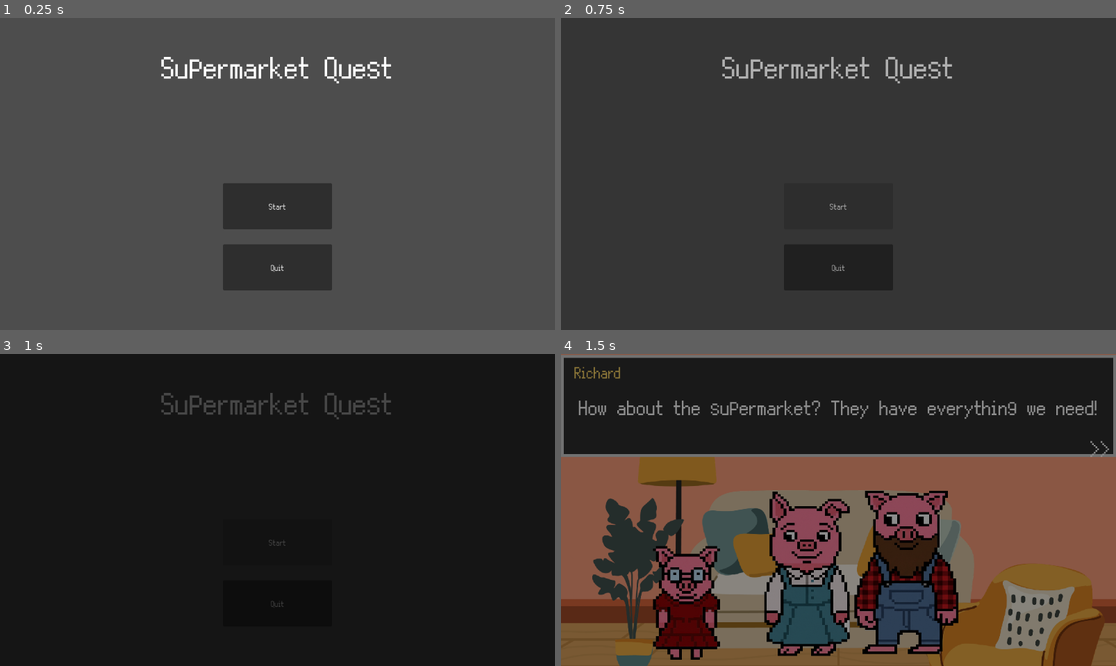
Above: before the commit, frames 1-4 (two rows, left to right).
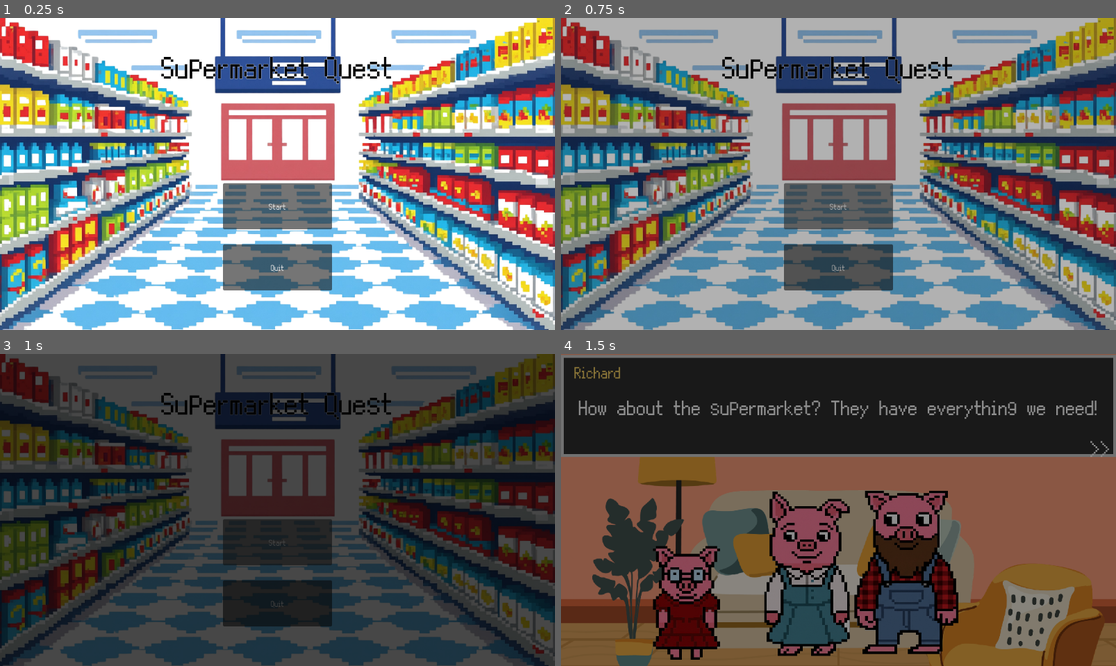
Above: after the commit, the same moments.

Repository: iamthewalrusz/supermarket-game
Game: Godot game, scene res://Scenes/menu.tscn
Same seed, same stepped clock (60 frames per second), same inputs: the game is played once before the commit and once after it.
Inputs (mouse positions are in pixels of both pictures, inside the frame that each line leads up to):
- Up to frame 1 (0.25 s): no input
- Up to frame 2 (0.75 s): click "Start" at 0.5 s
- Up to frame 3 (1 s): no input
- Up to frame 4 (1.5 s): tap Enter (ui_accept) at 1.25 s; move the mouse to (960, 494) at 1.27 s; hold Right (ui_right) from 1.28 s (still down); click (960, 494) at 1.42 s

The runs differ from the first frame. In frame 1, 100% of the frame differs, in the area x 0-100%, y 0-100%; in frame 2, 99%; in frame 3, 79%; in frame 4, nothing differs.

Commit message:
background pixel

Diff:
--- a/Scenes/falling_game.tscn
+++ b/Scenes/falling_game.tscn
@@ -1,11 +1,11 @@
 [gd_scene format=3 uid="uid://bvk2m4xppr3qy"]
 
 [ext_resource type="Script" uid="uid://cwpxvs8a23adu" path="res://Scripts/falling_game.gd" id="1_game"]
+[ext_resource type="Texture2D" uid="uid://bkxl0nmhjesta" path="res://Assets/market_pixel.png" id="2_0oc5l"]
 [ext_resource type="Script" uid="uid://rgnj1xvk7k04" path="res://Scripts/player_basket.gd" id="2_player"]
 [ext_resource type="FontFile" uid="uid://dkockpr8xy87s" path="res://Assets/Font/Pix32.ttf" id="4_font"]
 [ext_resource type="Texture2D" uid="uid://bknhimtqu1dbd" path="res://Assets/Sprites/sarah3.png" id="4_rjw63"]
 [ext_resource type="Texture2D" uid="uid://d348idopx3fhb" path="res://Assets/Sprites/sarah3walk1.png" id="5_0oc5l"]
-[ext_resource type="Texture2D" uid="uid://bqcpakaxjmas6" path="res://Assets/market3.png" id="5_market3"]
 [ext_resource type="Texture2D" uid="uid://blsjnv1wfkjwu" path="res://Assets/Sprites/sarah3walk3.png" id="6_s163b"]
 
 [sub_resource type="RectangleShape2D" id="basket_shape"]
@@ -58,7 +58,7 @@
 [node name="Background" type="Sprite2D" parent="." unique_id=403542226]
 position = Vector2(576, 324)
 scale = Vector2(0.6, 0.6)
-texture = ExtResource("5_market3")
+texture = ExtResource("2_0oc5l")
 
 [node name="Ground" type="ColorRect" parent="." unique_id=976504544]
 visible = false
--- a/Scenes/market1.tscn
+++ b/Scenes/market1.tscn
@@ -5,6 +5,7 @@
 [ext_resource type="Script" uid="uid://djiev1ntkya4t" path="res://Scripts/market_player.gd" id="3_player"]
 [ext_resource type="Texture2D" uid="uid://dvoxqd625sk0k" path="res://Assets/generated/market_floor_tile.png" id="3_w5f3h"]
 [ext_resource type="PackedScene" uid="uid://b2fal30ydif44" path="res://Scenes/money.tscn" id="9_051im"]
+[ext_resource type="Texture2D" uid="uid://p65j5bqqarvf" path="res://Assets/supermarket_pixel_blurry.png" id="10_051im"]
 [ext_resource type="PackedScene" uid="uid://bxwn8dndgx20o" path="res://Scenes/enemy.tscn" id="10_mb61u"]
 [ext_resource type="Texture2D" uid="uid://bknhimtqu1dbd" path="res://Assets/Sprites/sarah3.png" id="11_sarah"]
 [ext_resource type="Texture2D" uid="uid://d348idopx3fhb" path="res://Assets/Sprites/sarah3walk1.png" id="12_walk1"]
@@ -66,6 +67,14 @@
 collision_mask = 5
 script = ExtResource("3_player")
 
+[node name="Camera2D" type="Camera2D" parent="Player" unique_id=553007167]
+position_smoothing_enabled = true
+rotation_smoothing_enabled = true
+
+[node name="Sprite2D" type="Sprite2D" parent="Player/Camera2D" unique_id=753511046]
+scale = Vector2(0.6, 0.6)
+texture = ExtResource("10_051im")
+
 [node name="CollisionShape2D" type="CollisionShape2D" parent="Player" unique_id=2008126378]
 shape = SubResource("player_shape")
 
@@ -75,10 +84,6 @@
 sprite_frames = SubResource("SpriteFrames_market")
 animation = &"standing"
 
-[node name="Camera2D" type="Camera2D" parent="Player" unique_id=553007167]
-position_smoothing_enabled = true
-rotation_smoothing_enabled = true
-
 [node name="Money" type="Node" parent="." unique_id=981243200]
 
 [node name="Money1" parent="Money" unique_id=1022837241 instance=ExtResource("9_051im")]
@@ -129,6 +134,7 @@
 patrol_max_x = 2500.0
 
 [node name="CanvasLayer" type="CanvasLayer" parent="." unique_id=57553052]
+visible = false
 
 [node name="UI" type="Control" parent="CanvasLayer" unique_id=1061456840]
 layout_mode = 3
--- a/Scenes/menu.tscn
+++ b/Scenes/menu.tscn
@@ -1,9 +1,15 @@
 [gd_scene format=3 uid="uid://c1q83vjjfql4s"]
 
 [ext_resource type="Script" uid="uid://ca1tsxs3oynav" path="res://Scripts/menu.gd" id="1_1rerr"]
+[ext_resource type="Texture2D" uid="uid://blqwi0wrfkse" path="res://Assets/supermarket_pixel.png" id="2_xhh6f"]
 
 [node name="Menu" type="Node2D" unique_id=2034018986]
 script = ExtResource("1_1rerr")
+
+[node name="Sprite2D" type="Sprite2D" parent="." unique_id=1389489219]
+position = Vector2(576, 324)
+scale = Vector2(0.6, 0.6)
+texture = ExtResource("2_xhh6f")
 
 [node name="Control" type="Control" parent="." unique_id=1598822471]
 layout_mode = 3
@@ -56,6 +62,9 @@
 offset_bottom = -166.25
 grow_horizontal = 2
 grow_vertical = 2
+theme_override_colors/font_color = Color(0, 0, 0, 1)
+theme_override_colors/font_outline_color = Color(1, 1, 1, 1)
+theme_override_constants/outline_size = 2
 theme_override_font_sizes/font_size = 59
 text = "Supermarket Quest"
 horizontal_alignment = 1
--- a/Scripts/market_player.gd
+++ b/Scripts/market_player.gd
@@ -4,7 +4,7 @@
 signal health_changed(health: int)
 signal player_died
 
-const SPEED: float = 320.0
+const SPEED: float = 260.0
 const JUMP_VELOCITY: float = -680.0
 const GRAVITY: float = 1600.0
 
Binary file added: Assets/market_pixel.png
Not shown, added: Assets/market_pixel.png.import
Binary file added: Assets/supermarket_pixel.png
Not shown, added: Assets/supermarket_pixel.png.import
Binary file added: Assets/supermarket_pixel_blurry.png
Not shown, added: Assets/supermarket_pixel_blurry.png.import
